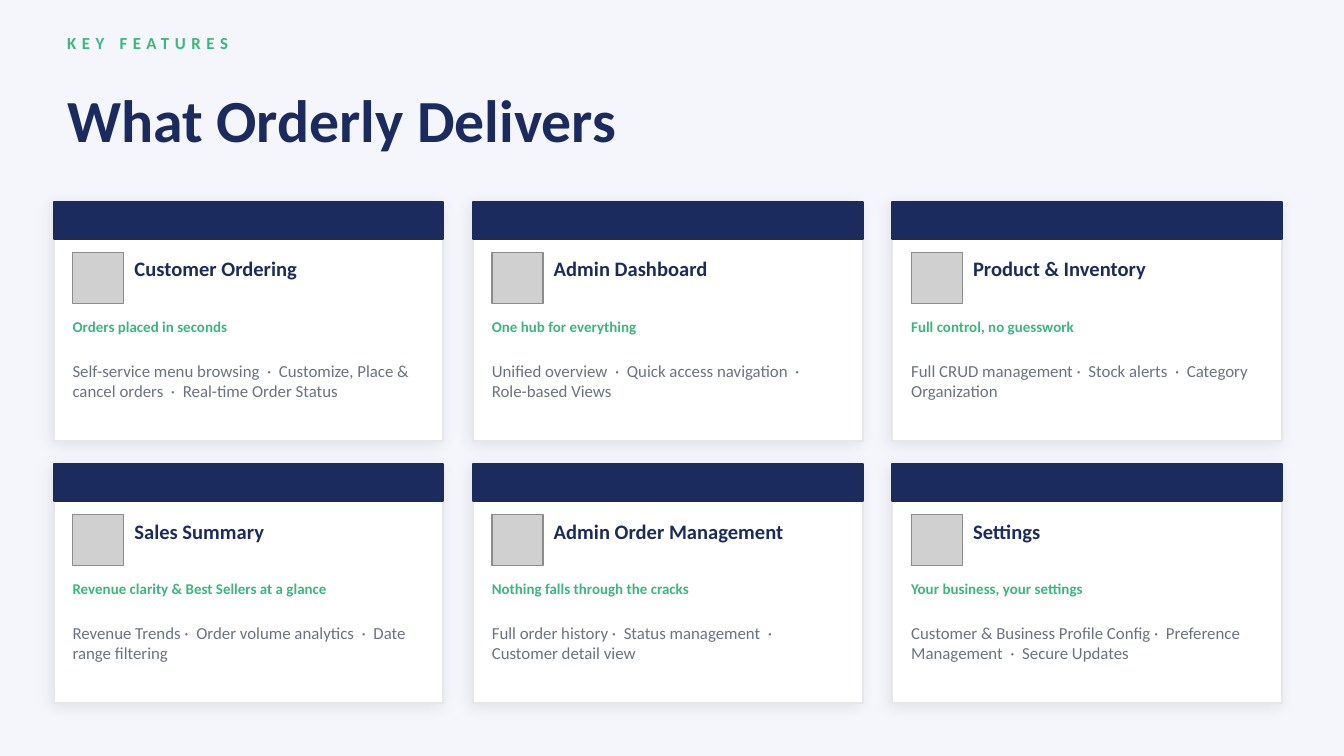
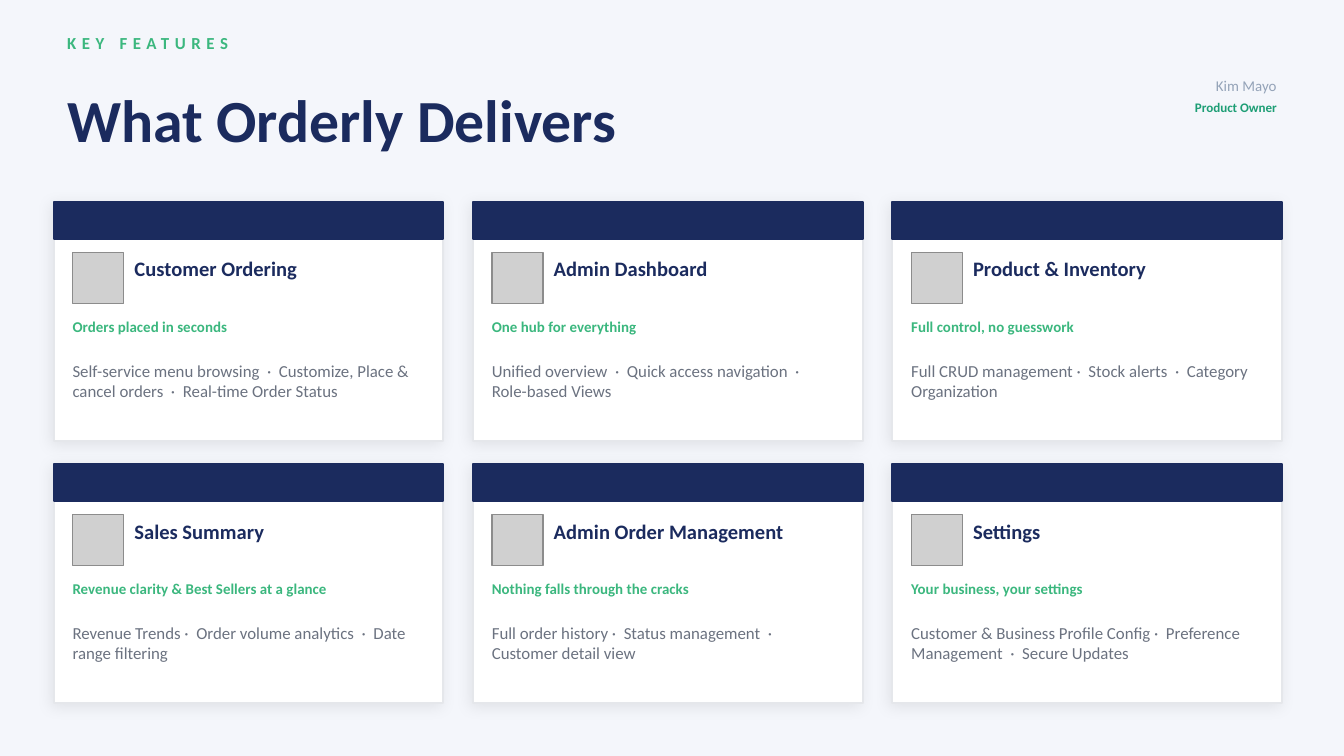
Before and after one commit to RachelMizer/ProjectOrderly, a slide deck: slide 5 of docs/Deliverables/Orderly_Slides.pptx (slide 6 before the commit). Drawn at 1344x756 pixels with LibreOffice and Linux fonts; fonts in the diff are those of the drawing; grey boxes stand for pictures. Boxes give left, top, right and bottom in pixels: in the first picture for what was removed or moved away, otherwise in the second. Text is boxed around its words. In the diff, an @@ line names an element or a change of style, - is before the commit and + after.

```diff
--- a/docs/Deliverables/Orderly_Slides.pptx
+++ b/docs/Deliverables/Orderly_Slides.pptx
@@ text added at <box>1216,81,1276,93</box>, 8 pt, text #94A3B8 @@
+Kim Mayo
@@ text added at <box>1195,103,1277,112</box>, 7 pt, text #1D9E75, bold @@
+Product Owner
```
Also in this commit, not shown: 9 other slides changed, 3 slides added.
